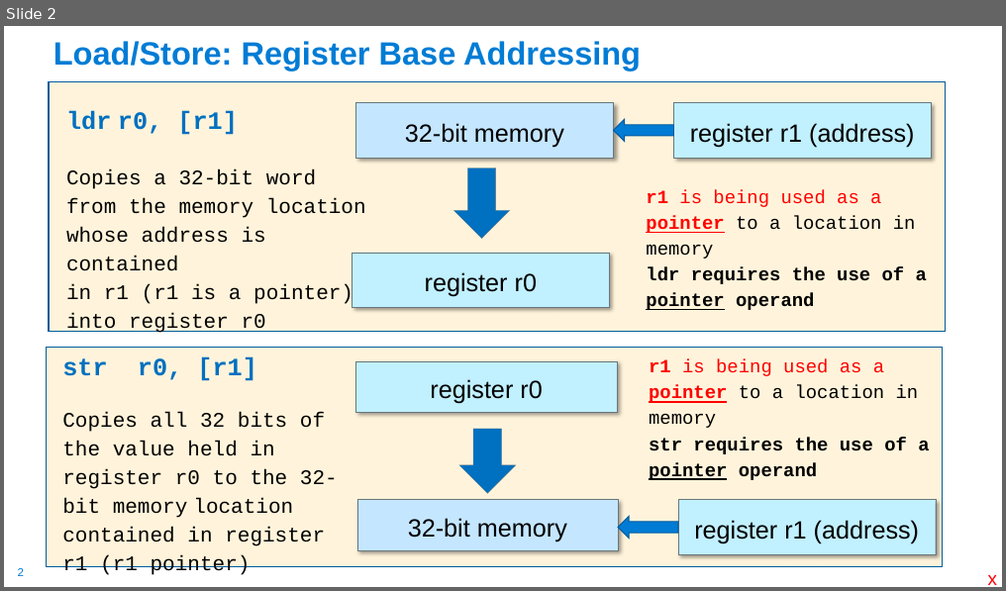
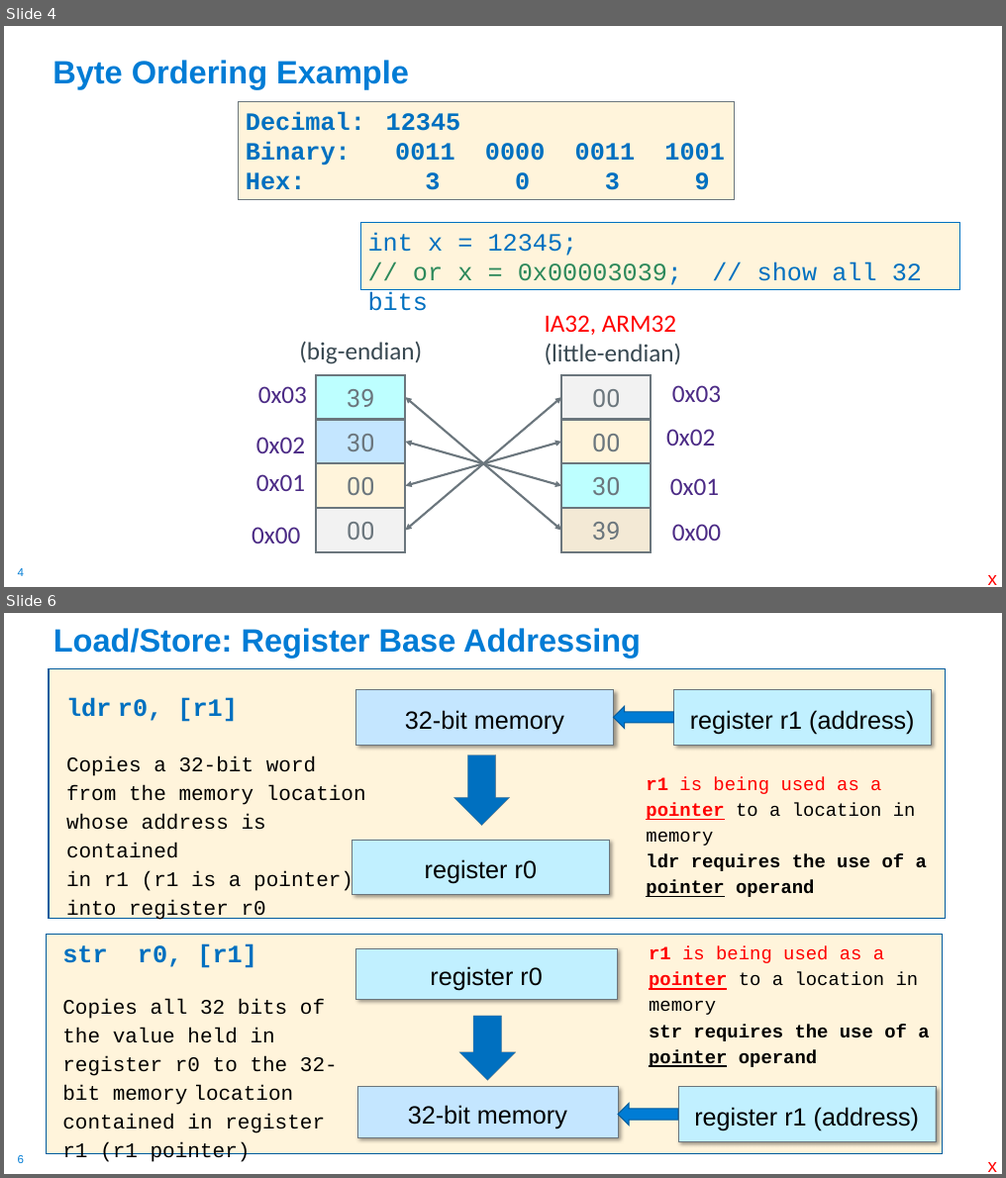
Before and after one commit to cse30-fa22/Muller_CSE30_Lecture_Slides, a slide deck: 08_Assm_Part3.pptx. Shown one above the other, each under a label of ours: slide 2 before the commit, slides 4 and 6 after it; the slides between them are not shown. The pictures are 1006x591 and 1006x1178 pixels, drawn with LibreOffice and Linux fonts; fonts in the diff are those of the drawing. Boxes give left, top, right and bottom in pixels: in the first picture for what was removed or moved away, otherwise in the second. Text is boxed around its words. In the diff, an @@ line names an element or a change of style, - is before the commit and + after.

```diff
--- a/08_Assm_Part3.pptx
+++ b/08_Assm_Part3.pptx
@@ slide 4 added at (x1=4, y1=26, x2=1002, y2=587), background #FFFFFF; not listed: 1 template element that a slide beside it also shows @@
@@ title added at (x1=53, y1=60, x2=409, y2=89), 31 pt, text #007CD5, bold @@
+Byte Ordering Example
@@ rectangle added at (x1=239, y1=101, x2=735, y2=199), fill #FFF4DB, outline #6B767D 1 pt, 24 pt, text #0070C0, bold @@
+Decimal: 12345
+Binary: 0011 0000 0011 1001
+Hex: 3 0 3 9
@@ rectangle added at (x1=360, y1=222, x2=960, y2=290), fill #FFF4DB, outline #0070C0 0.75 pt, 24 pt, text #0070C0 @@
+int x = 12345;
+// or x = 0x00003039; // show all 32 bits
@@ group added at (x1=252, y1=315, x2=721, y2=553): 10 texts, 8 rectangles, 4 double arrows @@
+39
+30
+00
+00
+IA32, ARM32
+(little-endian)
+30
+39
+00
+00
+(big-endian)
+0x00
+0x01
+0x02
+0x03
+0x00
+0x01
+0x02
+0x03
@@ text added at (x1=988, y1=575, x2=997, y2=585), 18 pt, text #FF0000 @@
+x
@@ what was slide 2 is now slide 6 @@
@@ page number at (x1=18, y1=1156, x2=24, y2=1163): text changed @@
-2
+6
```
Also in this commit, not shown: 13 slides changed, 14 other slides added, 1 slide removed, 1 other file.
